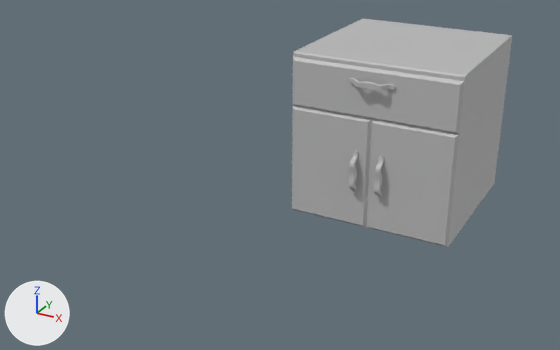
A saved change to the FBX model Assets/04_Models/Cuisine/Tiroir_Placard.fbx.
Before and after are seen from a 50 mm camera at (1.53, -4.34, 2.16) aimed at (-0.21, -1.18, 0.58). The axes (+X, +Y, +Z) are drawn at lower left. The lights are the same throughout. Where no turn or scale is listed for an object, it has been applied to the vertices.

The first picture shows 'Meuble_Tiroir_Placard', 'Porte_Placard_Droite', 'Porte_Placard_Gauche', 'Tiroir_Placard'.
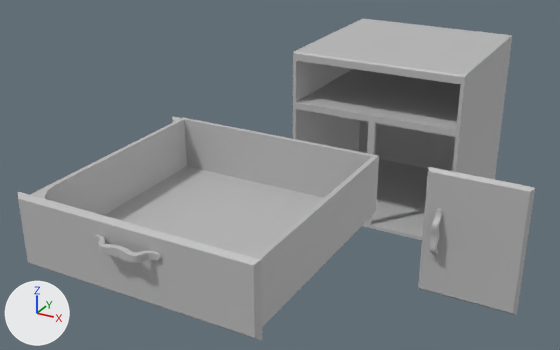
Edits to the scene script, one JSON object a line:
```json
{"op": "set", "path": "ob_tiroir_placard.location", "old": "(0.48, 0.48, 0.723)", "new": "(0.48, -1.61, 0.723)"}
{"op": "set", "path": "ob_porte_placard_droite.location", "old": "(0.5, -0.5, 0.024)", "new": "(1.0, -1.0, 0.024)"}
{"op": "set", "path": "ob_porte_placard_gauche.location", "old": "(-0.5, -0.5, 0.024)", "new": "(-1.0, -1.0, 0.024)"}
```

Location of each change, [x1, y1, x2, y2] in pixels of the pictures (560 x 350 px):
```json
{"object": "Tiroir_Placard", "change": "moved", "before": [293, 57, 465, 134], "after": [18, 117, 379, 341]}
{"object": "Porte_Placard_Droite", "change": "moved", "before": [366, 119, 459, 247], "after": [418, 167, 535, 315]}
{"object": "Porte_Placard_Gauche", "change": "moved", "before": [292, 106, 372, 227], "after": [173, 117, 181, 122]}
```
